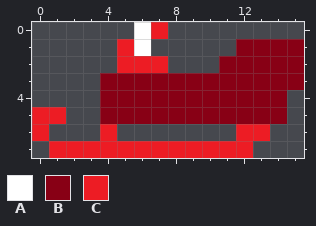
Edited in one commit: pixel-art sprite (Assets/Sprites/sled.png). Above, as it was before the edit.
The file is 16x8 pixels.
Palette (. is transparent): A #ffffff  B #880015  C #ed1c24
After the commit:
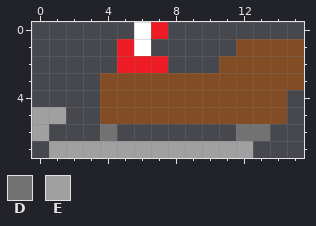
Colours new in this view: D #727272  E #a0a0a0
Difference:
@@ palette @@
-B #880015
+B #824c25
@@ x 0..15 @@
 4 ....BBBBBBBBBBB.
-5 CC..BBBBBBBBBBB.
-6 C...C.......CC..
-7 .CCCCCCCCCCCC...
+5 EE..BBBBBBBBBBB.
+6 E...D.......DD..
+7 .EEEEEEEEEEEE...
Where, in picture pixels (left, top, right, bottom), the same in both pictures:
changed: (32, 39, 304, 158)
